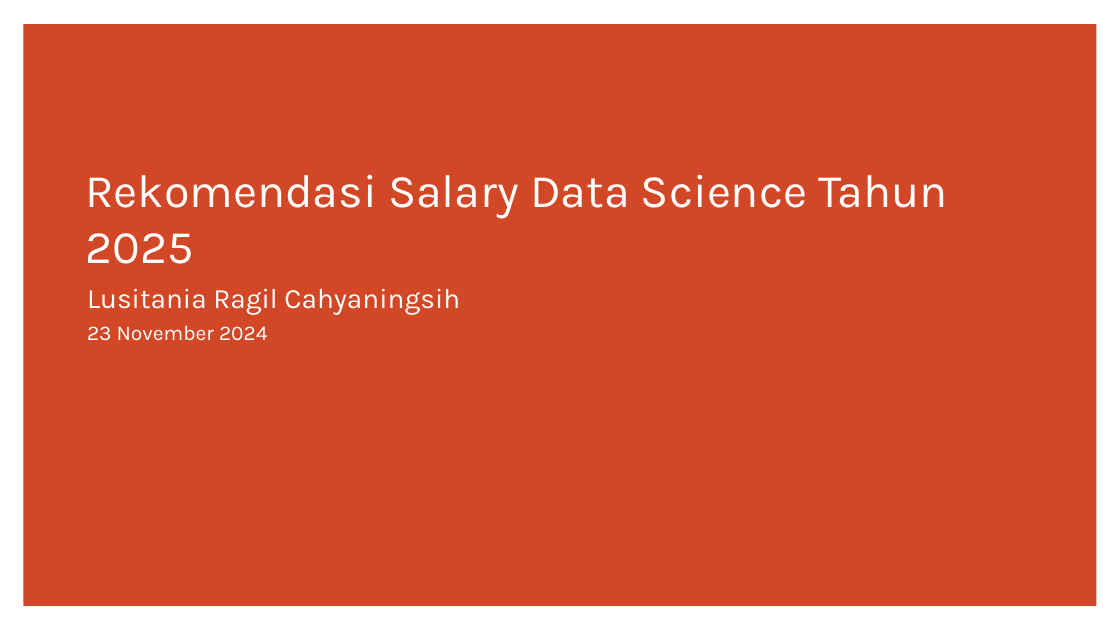
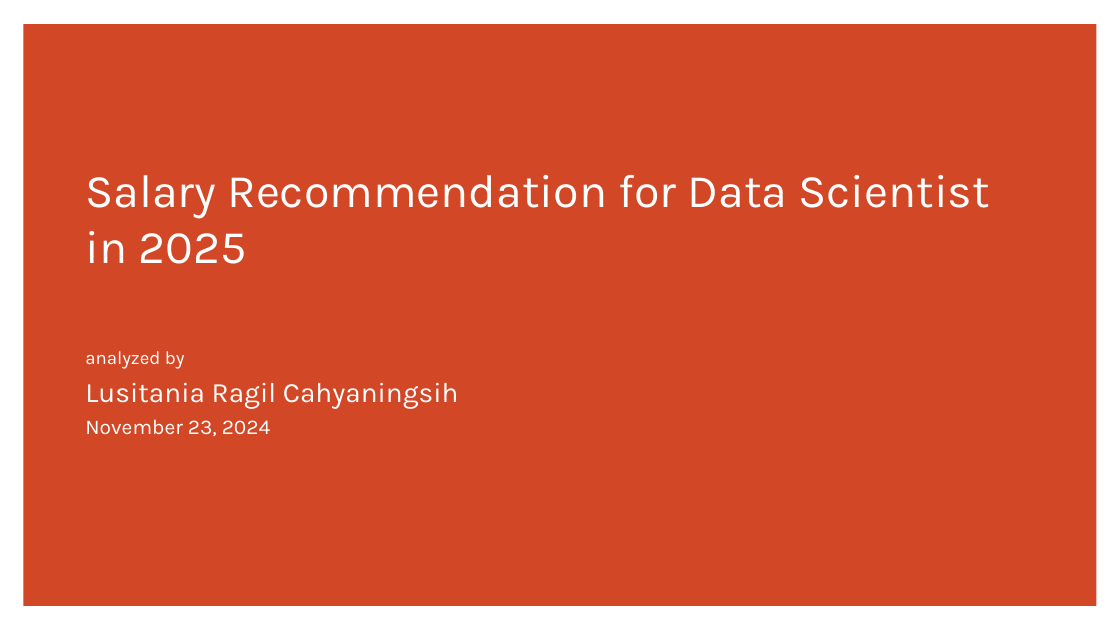
Before and after one commit to CODA-Assignment-Bay/p1-coda001-rmt-m2-lusitaniarc, a slide deck: slide 1 of P1M2_lusitania.pptx. Drawn at 1120x630 pixels with LibreOffice and Linux fonts; fonts in the diff are those of the drawing. Boxes give left, top, right and bottom in pixels: in the first picture for what was removed or moved away, otherwise in the second. Text is boxed around its words. In the diff, an @@ line names an element or a change of style, - is before the commit and + after.

```diff
--- a/P1M2_lusitania.pptx
+++ b/P1M2_lusitania.pptx
@@ title at (85,175,990,264): text changed @@
-Rekomendasi Salary Data Science Tahun 2025
+Salary Recommendation for Data Scientist
+in 2025
@@ subtitle "analyzed by": place and size @@
-subtitle "analyzed by" at (87,288,460,341)
+subtitle "analyzed by" at (85,351,459,436)
@@ subtitle at (85,351,185,369): paragraph added @@
+analyzed by
@@ subtitle at (85,419,270,436): text changed @@
-23 November 2024
+November 23, 2024
```
Also in this commit, not shown: 13 slides added, 8 slides removed, 3 other files.
